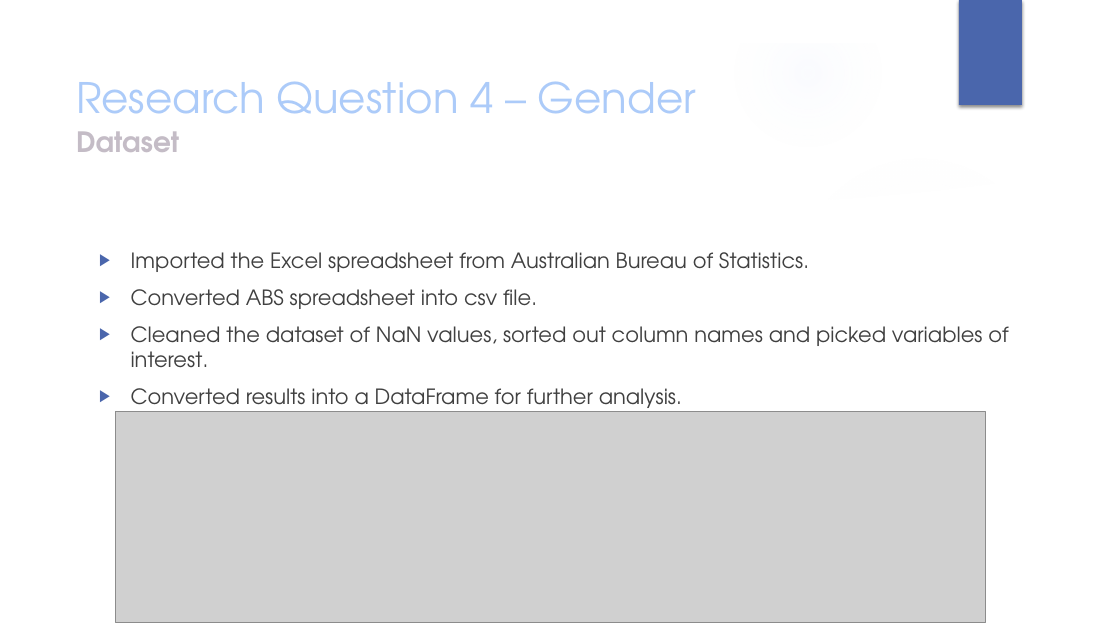
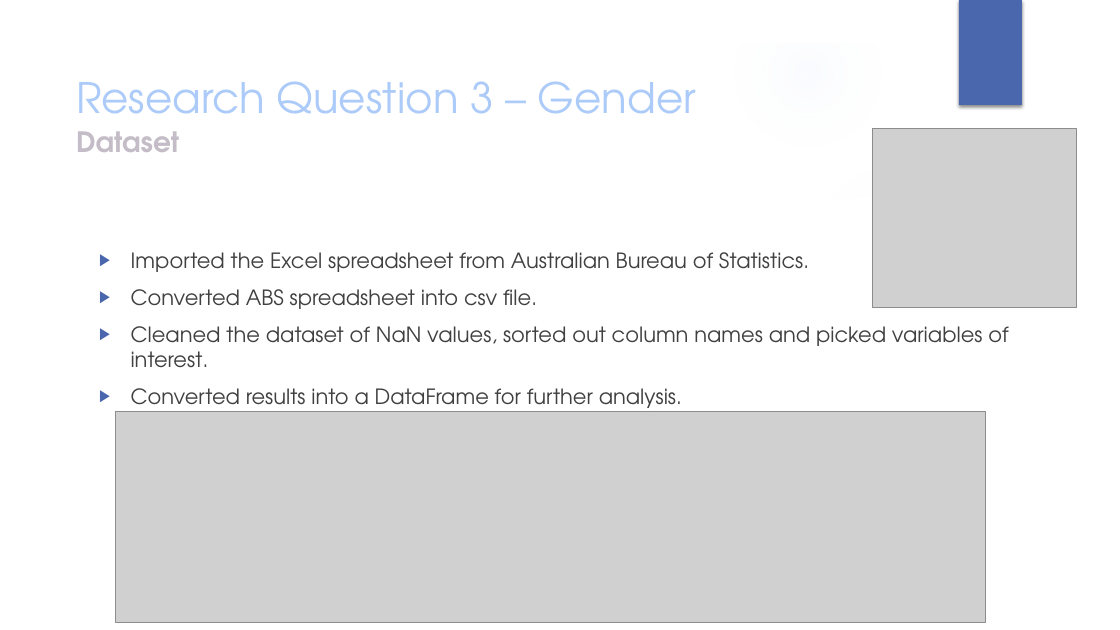
Before and after one commit to rachj14/project-one, a slide deck: slide 28 of Group-1-presentation.pptx (slide 13 before the commit). Drawn at 1120x630 pixels with LibreOffice and Linux fonts; fonts in the diff are those of the drawing; grey boxes stand for pictures; background and template pictures are left out. Boxes give left, top, right and bottom in pixels: in the first picture for what was removed or moved away, otherwise in the second. Text is boxed around its words. In the diff, an @@ line names an element or a change of style, - is before the commit and + after.

```diff
--- a/Group-1-presentation.pptx
+++ b/Group-1-presentation.pptx
@@ title at [76,81,696,133]: text changed @@
-Research Question 4 – Gender
+Research Question 3 – Gender
@@ picture added at [872,129,1077,308] @@
```
Also in this commit, not shown: 13 other slides changed, 21 slides added, 1 other file.
